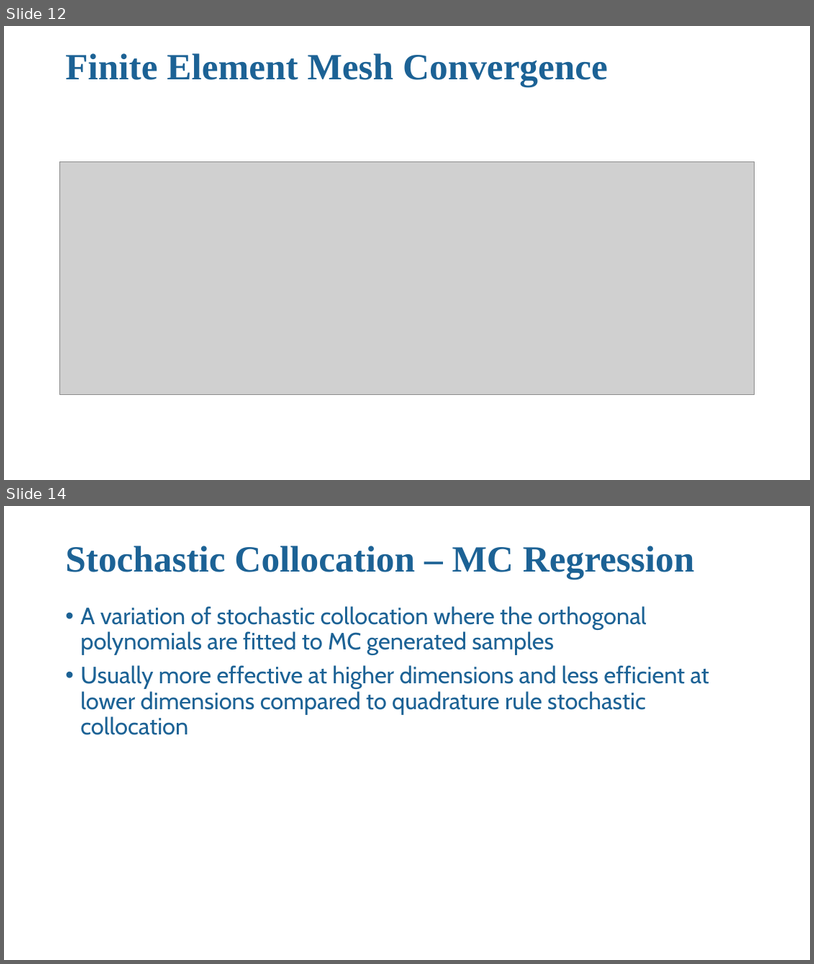
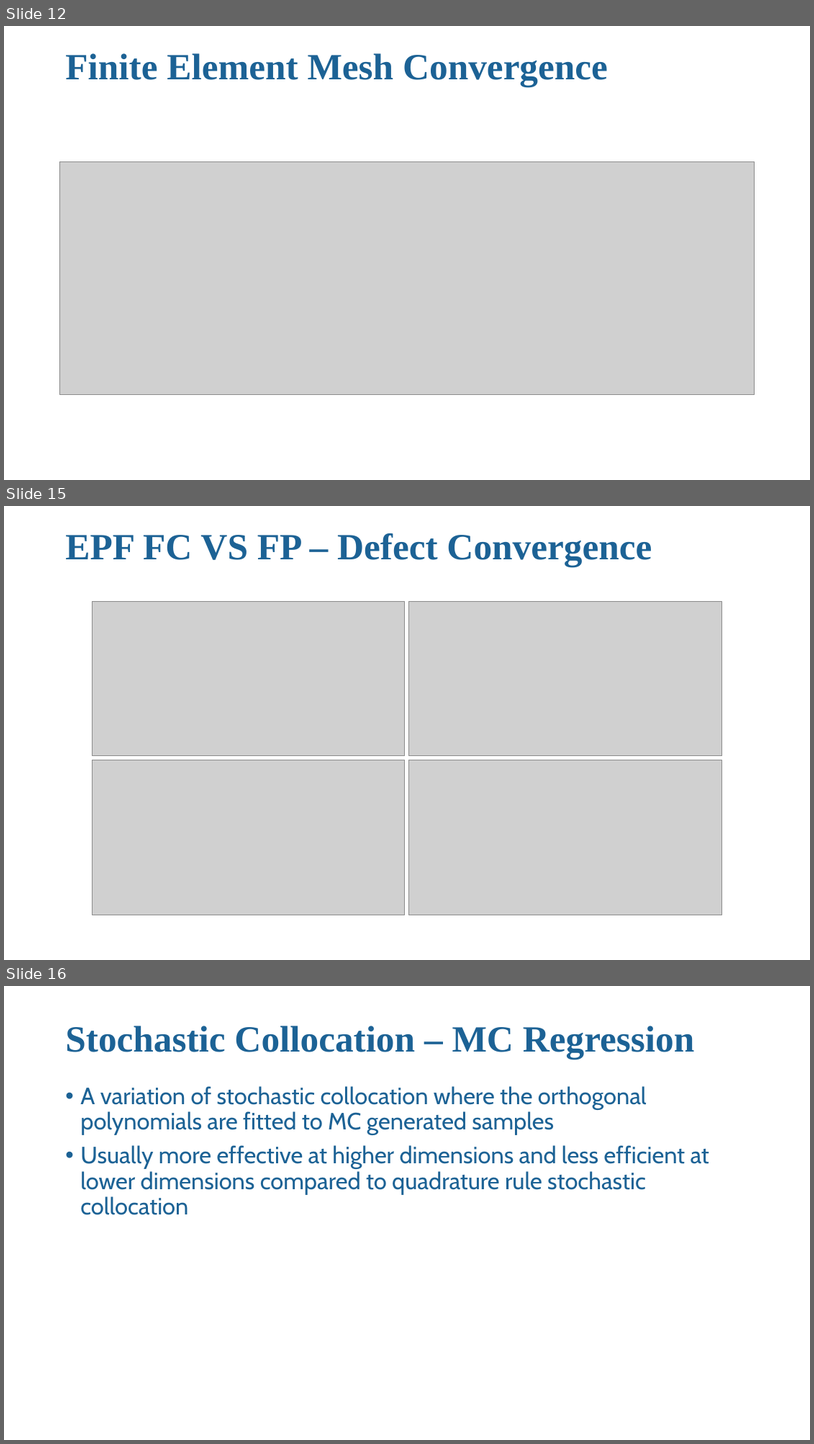
Before and after one commit to trutheresy/UQ-2D-Metamaterials, a slide deck: UQ_2D_metamaterials_update.pptx. Shown one above the other, each under a label of ours: slides 12 and 14 before the commit, slides 12, 15 and 16 after it; the slides between them are not shown. The pictures are 814x964 and 814x1444 pixels, drawn with LibreOffice and Linux fonts; fonts in the diff are those of the drawing; grey boxes stand for pictures; background and template pictures are left out. Boxes give left, top, right and bottom in pixels: in the first picture for what was removed or moved away, otherwise in the second. Text is boxed around its words. In the diff, an @@ line names an element or a change of style, - is before the commit and + after.

```diff
--- a/UQ_2D_metamaterials_update.pptx
+++ b/UQ_2D_metamaterials_update.pptx
@@ slide 15 added at [4,506,810,960], background #FFFFFF @@
@@ title added at [65,533,652,567], 44 pt, text #1D6294, bold @@
+EPF FC VS FP – Defect Convergence
@@ picture added at [93,601,405,756] @@
@@ picture added at [409,601,722,756] @@
@@ picture added at [93,760,405,915] @@
@@ picture added at [409,760,722,915] @@
@@ what was slide 14 is now slide 16 @@
```
Also in this commit, not shown: 1 slide changed, 1 other slide added, 6 other files.
